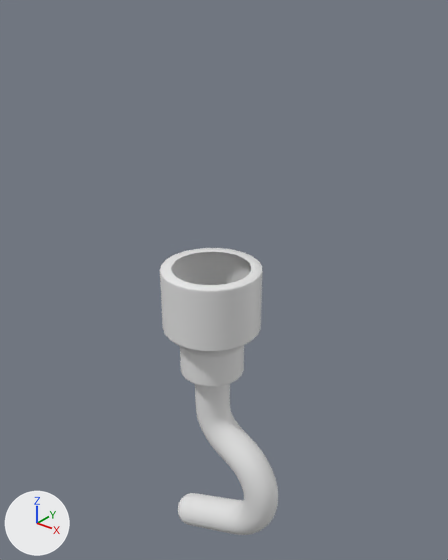
Renders of the OBJ model meshes/instruments/tip/183/tip_183.obj from each side of a commit.
Camera for both pictures: a 50 mm lens placed at (0.1209, -0.1546, 0.2093), pointed at (-0.0046, 0.0023, 0.112). Arrows for +X, +Y and +Z are at lower left; the lights stay in place. The older version comes first. Where no turn or scale is listed for an object, it has been applied to the vertices.

Before the edit, the objects in view are built like this:
```python
me_tool_jaw2 = bpy.data.meshes.new('tool_jaw2')
me_tool_jaw2.from_pydata(...)  # 1345 vertices, 1320 faces; spans x -0.0176..0.0296, y -0.0273..0.0069, z 0.0..0.1228
me_tool_jaw2.materials.append(mat_tool_jaw2)  # white #e7e7e7
ob_tool_jaw2 = bpy.data.objects.new('tool_jaw2', me_tool_jaw2)
ob_tool_jaw2.location = (0.0, 0.0, 0.0)
```
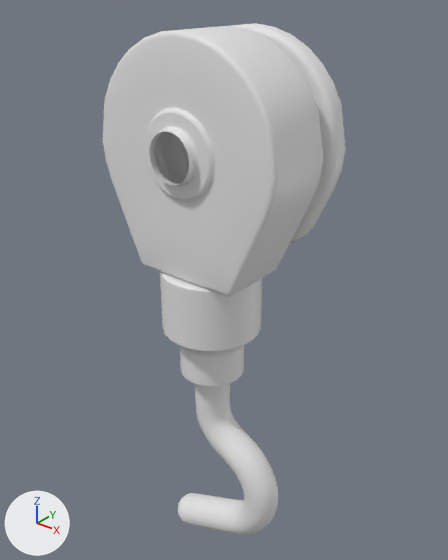
Where the change shows, as pixel boxes (x1, y1, x2, y2) in the pictures (448 x 560 px):
'tool_jaw1', added
    after: (103, 23, 346, 297)

Diff of the bpy script that builds the scene:
```diff
--- a/meshes/instruments/tip/183/tip_183.obj.py
+++ b/meshes/instruments/tip/183/tip_183.obj.py
@@ mat_tool_jaw1 @@
+mat_tool_jaw1 = principled_material('tool_jaw1')
+mat_tool_jaw1.base_color = (0.8, 0.8, 0.8)  # white #e7e7e7
@@ me_tool_jaw1 @@
+me_tool_jaw1.from_pydata(...)  # 1463 vertices, 1557 faces; spans x -0.0337..0.0337, y -0.0286..0.0237, z 0.1228..0.197
+me_tool_jaw1.materials.append(mat_tool_jaw1)  # white #e7e7e7
@@ ob_tool_jaw1 @@
+ob_tool_jaw1 = bpy.data.objects.new('tool_jaw1', me_tool_jaw1)
+ob_tool_jaw1.location = (0.0, 0.0, 0.0)
```
